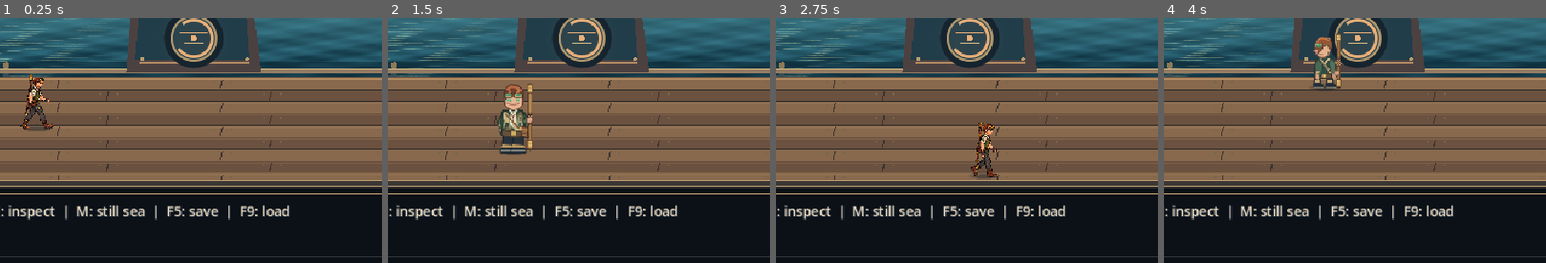
Above: before the commit, frames 1-4 (left to right).
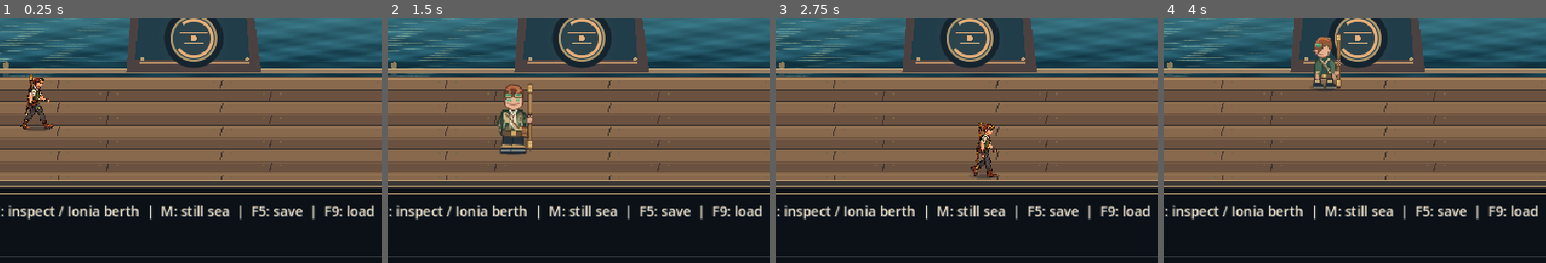
Above: after the commit, the same moments.

Repository: ndrorchestration/ToSailaStarrySky-jrpg
Game: Godot game, scene res://scenes/first_wake_postflight_game.tscn
The game is run twice, just before and just after one commit, with the same random seed, the same clock (stepped at 60 frames per second) and the same inputs. This scene is started directly instead of the project's main scene.
Inputs:
- Up to frame 1 (0.25 s): no input
- Up to frame 2 (1.5 s): tap Enter at 0.5 s; hold Right (ui_right) 0.53-1.28 s; tap 1 (aetherwake_ch1_choice_a) at 0.6 s; hold Down (ui_down) from 1.28 s (still down); tap 2 (aetherwake_ch1_choice_b) at 1.35 s
- Up to frame 3 (2.75 s): tap Space at 2 s; release Down (ui_down) at 2.03 s; hold Right (ui_right) from 2.03 s (still down); tap 3 (aetherwake_ch1_choice_c) at 2.1 s
- Up to frame 4 (4 s): release Right (ui_right) at 2.78 s; hold Up (ui_up) 2.78-3.53 s; tap 4 (aetherwake_ch1_combat_rest) at 2.85 s; hold Left (ui_left) from 3.53 s (still down); tap F (aetherwake_ch1_flight_review_launch) at 3.6 s
The pictures show only the part of the screen within x 18-68%, y 50-100%; the shares and areas given below are measured in that part.

The runs differ from the first frame. In frame 1, 2.2% of the frame differs, in the area x 15-98%, y 76-83%; in frame 2, 2.2%; in frame 3, 2.2%; in frame 4, 2.2%.

Commit message:
feat(ch1): let player request bounded local berth with Ionia only after true waterborne and reserve-inspection evidence

Diff:
--- a/godot/scripts/first_wake_postflight_game.gd
+++ b/godot/scripts/first_wake_postflight_game.gd
@@ -24,6 +24,7 @@
 var dialogue_index: int = 0
 var inspected_station: bool = false
 var checkpoint_message: String = ""
+var local_berth_requested: bool = false
 
 func configure(the_session) -> bool:
     if is_inside_tree() or the_session == null:
@@ -95,7 +96,7 @@
         get_viewport().set_input_as_handled()
         return
     if event.is_action_pressed(InputPolicy.INTERACT) and not event.is_echo():
-        if interact_reserve():
+        if request_local_berth_review() or interact_reserve():
             get_viewport().set_input_as_handled()
 
 func set_reduced_motion(enabled: bool) -> void:
@@ -133,6 +134,21 @@
     _sync_ui()
     return true
 
+func request_local_berth_review() -> bool:
+    # Ionia is the only available captain, and the depleted reserve must
+    # actually have been observed. This is NOT an authorization for a new
+    # world route, Lyra arrival, or unverified material fuel acquisition.
+    if session == null or not session.can_checkpoint() or not inspected_station:
+        return false
+    if reserve_dialogue_open or ender == null or ionia == null:
+        return false
+    if ender.position.distance_to(ionia.position) > INTERACT_DISTANCE:
+        return false
+    local_berth_requested = true
+    checkpoint_message = "Ionia: We can examine a local berth approach. Nothing beyond that is confirmed."
+    _sync_ui()
+    return true
+
 func notify_checkpoint(message: String) -> void:
     checkpoint_message = message
     _sync_ui()
@@ -144,7 +160,7 @@
     if cinematic_seascape != null:
         cinematic_seascape.set_reserve_inspected(inspected_station)
     objective.text = "FIRST WAKE  /  OPEN WATER — ENDER + IONIA\n" + (
-        "Reserve inspected. F5: save  |  F9: resume checkpoint" if done else
+        "Reserve inspected. F5: save | E near Ionia: local berth review" if done else
         "Ship stable. Examine the depleted engine reserve (E).")
     if reserve_dialogue_open:
         text_label.text = messages[dialogue_index]
@@ -152,6 +168,6 @@
         text_label.visible = true
     else:
         hint.text = checkpoint_message if not checkpoint_message.is_empty() else (
-            "Arrows: move  |  E: inspect  |  M: still sea  |  F5: save  |  F9: load")
+            "Arrows: move  |  E: inspect / Ionia berth  |  M: still sea  |  F5: save  |  F9: load")
         text_label.visible = false
     queue_redraw()
